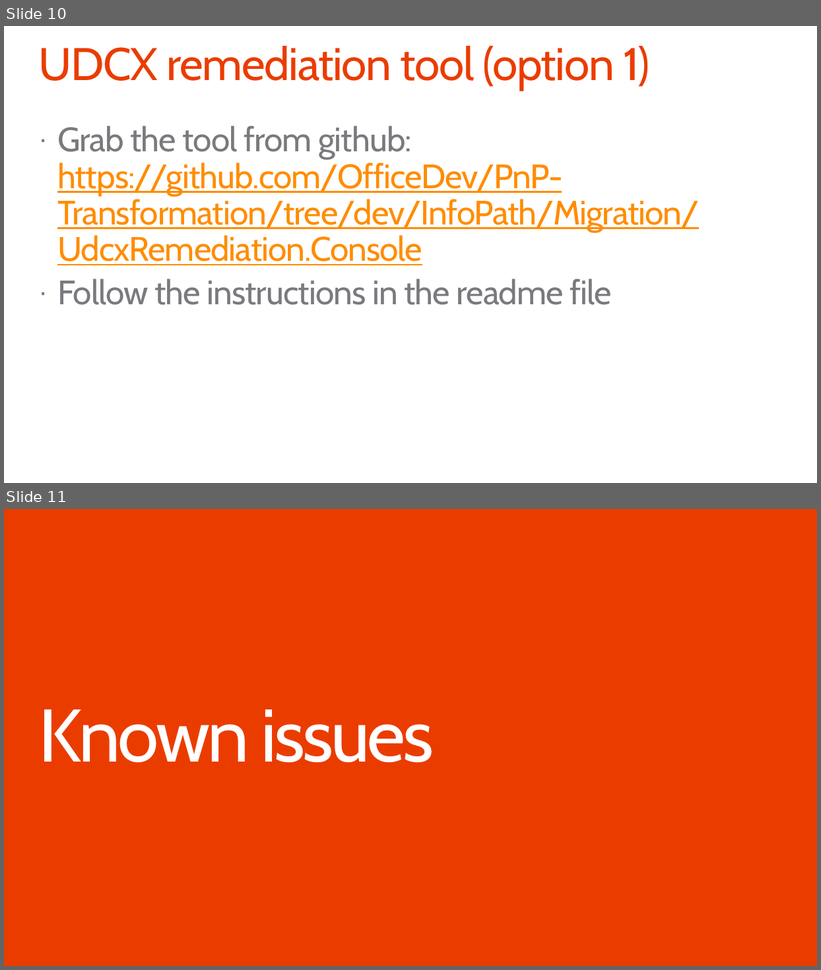
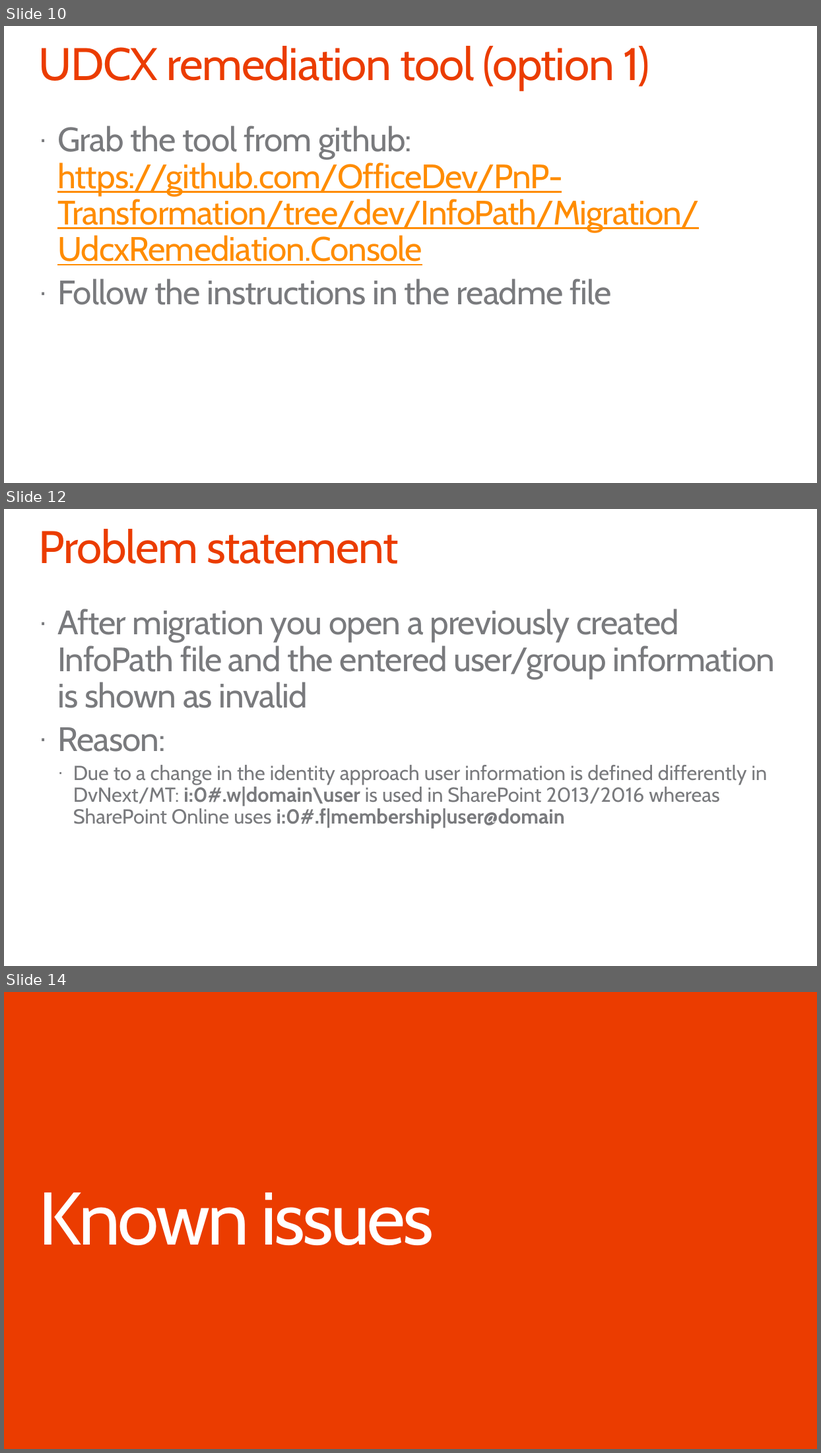
Before and after one commit to pnp/PnP-Transformation, a slide deck: InfoPath/Guidance/Decks/Office 365 JDP InfoPath - Post migration guidance.pptx. Shown one above the other, each under a label of ours: slides 10 and 11 before the commit, slides 10, 12 and 14 after it; the slides between them are not shown. The pictures are 821x970 and 821x1453 pixels, drawn with LibreOffice and Linux fonts; fonts in the diff are those of the drawing; background and template pictures are left out. Boxes give left, top, right and bottom in pixels: in the first picture for what was removed or moved away, otherwise in the second. Text is boxed around its words. In the diff, an @@ line names an element or a change of style, - is before the commit and + after.

```diff
--- a/InfoPath/Guidance/Decks/Office 365 JDP InfoPath - Post migration guidance.pptx
+++ b/InfoPath/Guidance/Decks/Office 365 JDP InfoPath - Post migration guidance.pptx
@@ slide 12 added at [4,509,817,966], background #FFFFFF @@
@@ title added at [38,529,399,564], 54 pt, text #EB3C00 @@
+Problem statement
@@ text added at [57,609,775,828], 24 pt, text #797A7D @@
+· After migration you open a previously created InfoPath file and the entered user/group information is shown as invalid
+· Reason:
+  · Due to a change in the identity approach user information is defined differently in DvNext/MT: i:0#.w|domain\user is used in SharePoint 2013/2016 whereas SharePoint Online uses i:0#.f|membership|user@domain
@@ what was slide 11 is now slide 14 @@
```
Also in this commit, not shown: 3 slides changed, 7 other slides added, 1 other file.
